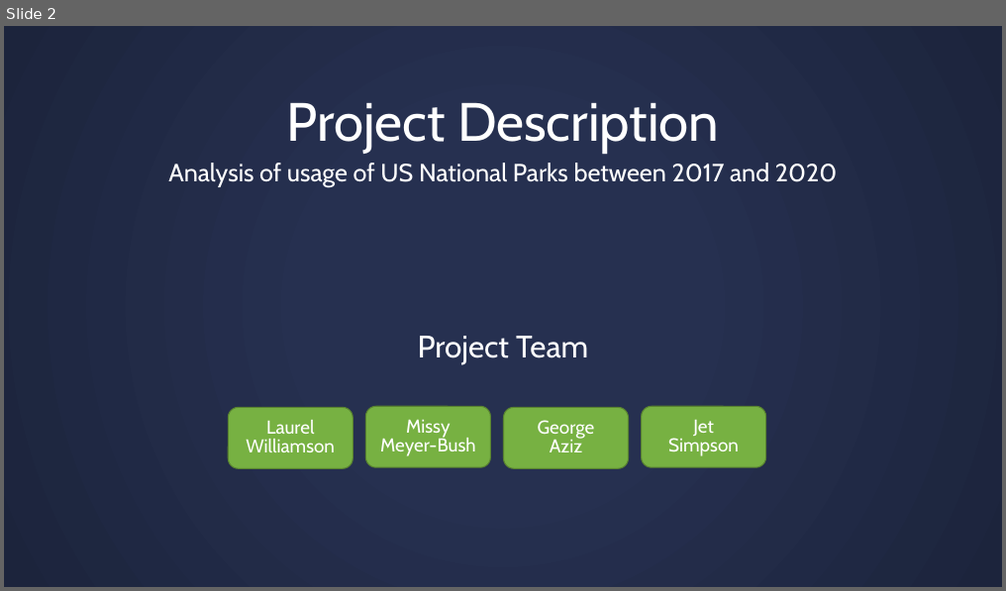
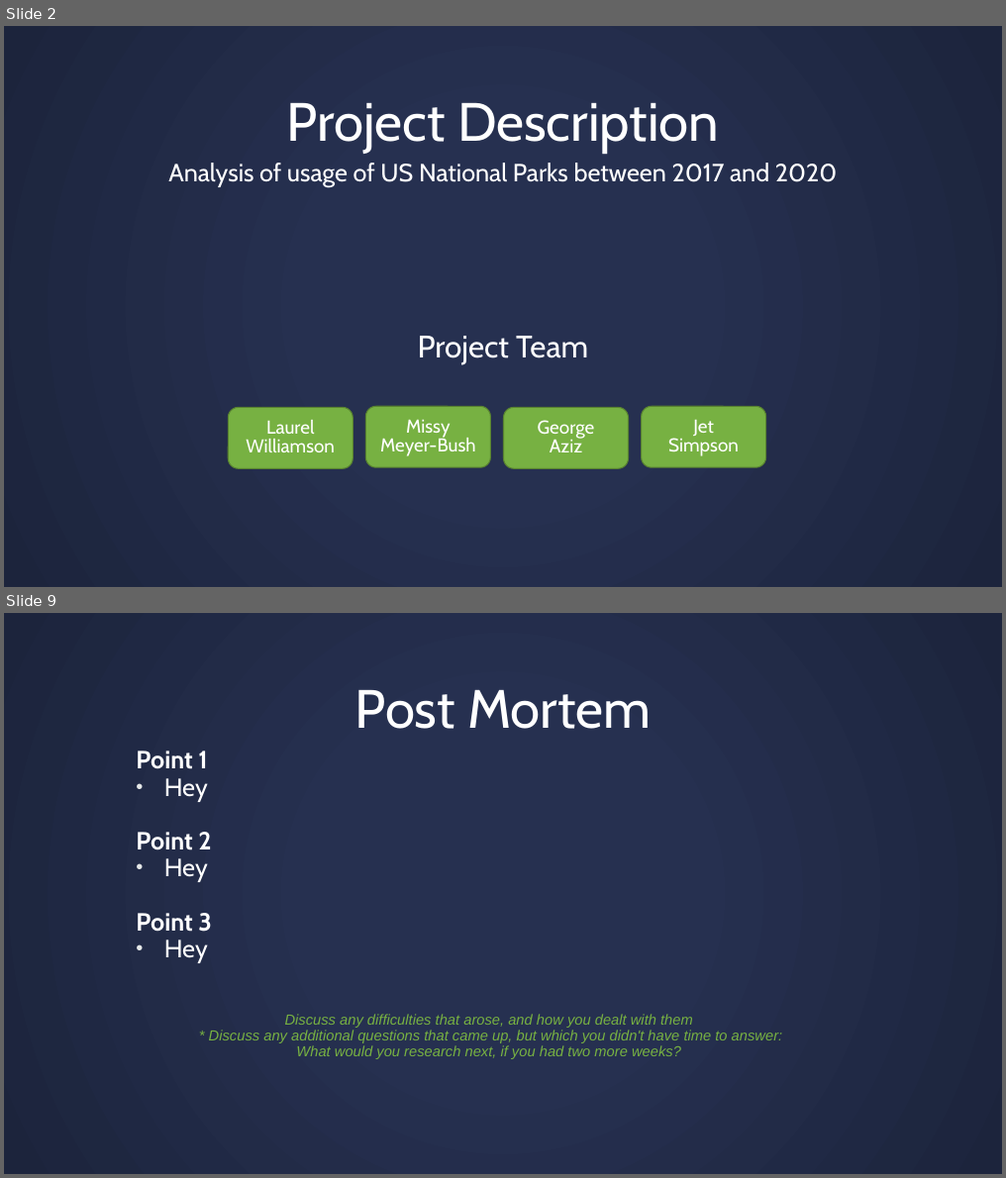
Before and after one commit to missymeyer/ProjectOne, a slide deck: Presentation_ProjectOne.pptx. Shown one above the other, each under a label of ours: slide 2 before the commit, slides 2 and 9 after it; the slides between them are not shown. The pictures are 1006x591 and 1006x1178 pixels, drawn with LibreOffice and Linux fonts; fonts in the diff are those of the drawing. Boxes give left, top, right and bottom in pixels: in the first picture for what was removed or moved away, otherwise in the second. Text is boxed around its words. In the diff, an @@ line names an element or a change of style, - is before the commit and + after.

```diff
--- a/Presentation_ProjectOne.pptx
+++ b/Presentation_ProjectOne.pptx
@@ slide 9 added at box(4, 613, 1002, 1174), background gradient #263050 to #1D243C @@
@@ title added at box(355, 689, 650, 729), 52 pt, text #FFFFFF @@
+Post Mortem
@@ text added at box(136, 751, 212, 963), 24 pt, text #FFFFFF, bold @@
+Point 1
+• Hey
+Point 2
+• Hey
+Point 3
+• Hey
@@ text added at box(209, 1014, 783, 1059), 14 pt, text #77B142, italic @@
+Discuss any difficulties that arose, and how you dealt with them
+* Discuss any additional questions that came up, but which you didn't have time to answer: What would you research next, if you had two more weeks?
```
Also in this commit, not shown: 7 other slides added, 12 slides removed.
